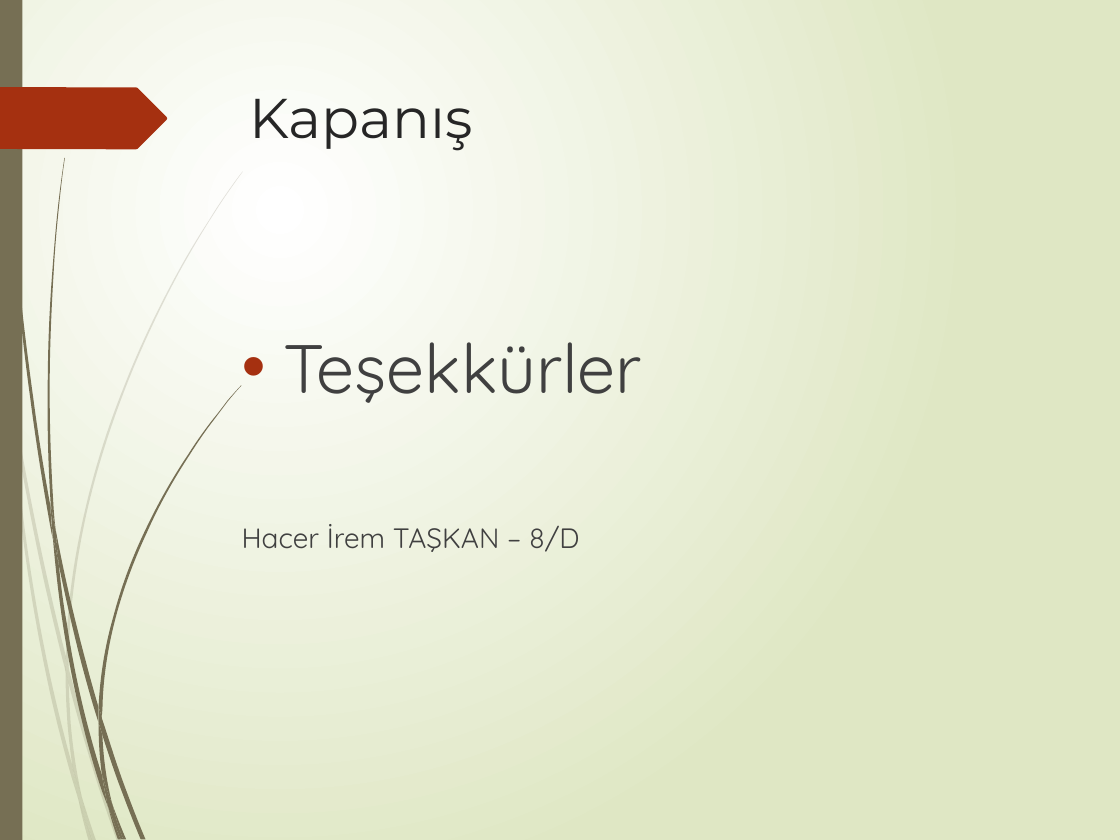
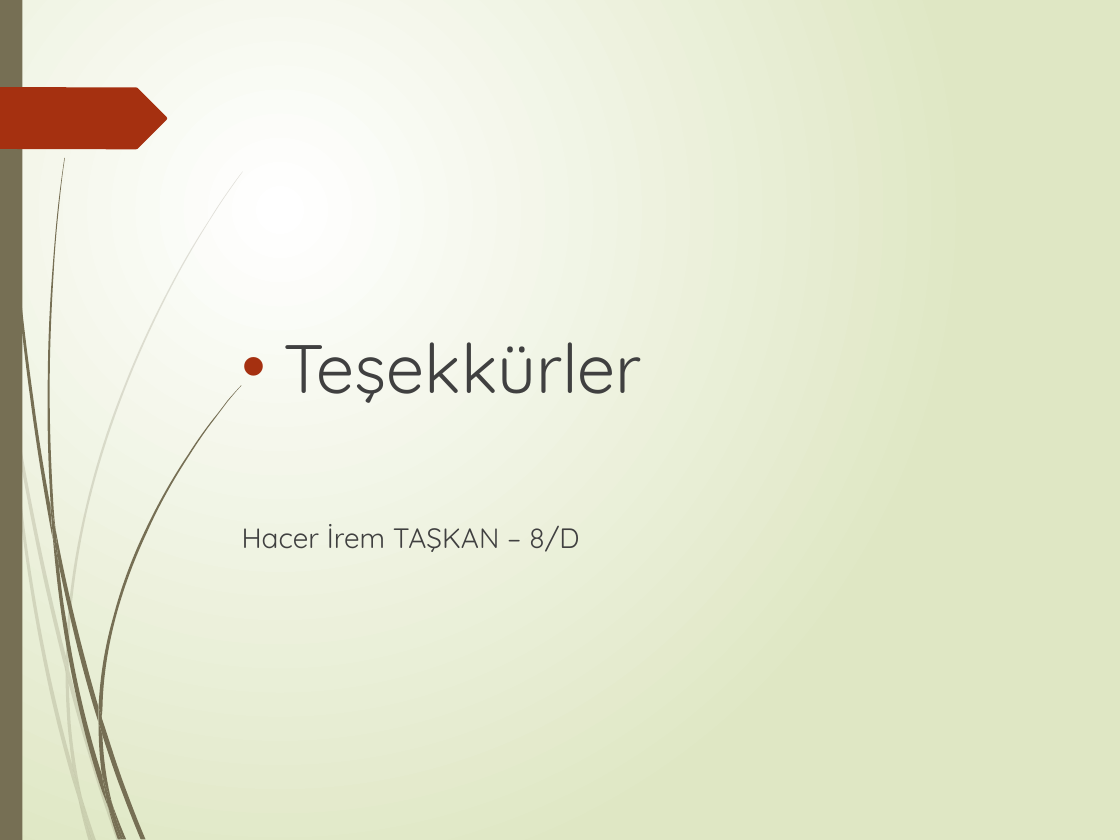
Before and after one commit to msakkaya06/msakkaya, a slide deck: slide 17 of namaz/Namaz_Sunumu.pptx. Drawn at 1120x840 pixels with LibreOffice and Linux fonts; fonts in the diff are those of the drawing. Boxes give left, top, right and bottom in pixels: in the first picture for what was removed or moved away, otherwise in the second. Text is boxed around its words. In the diff, an @@ line names an element or a change of style, - is before the commit and + after.

```diff
--- a/namaz/Namaz_Sunumu.pptx
+++ b/namaz/Namaz_Sunumu.pptx
@@ title removed at bbox=[249, 98, 472, 151] @@
-Kapanış
```
Also in this commit, not shown: 9 other slides changed, 20 other files.
